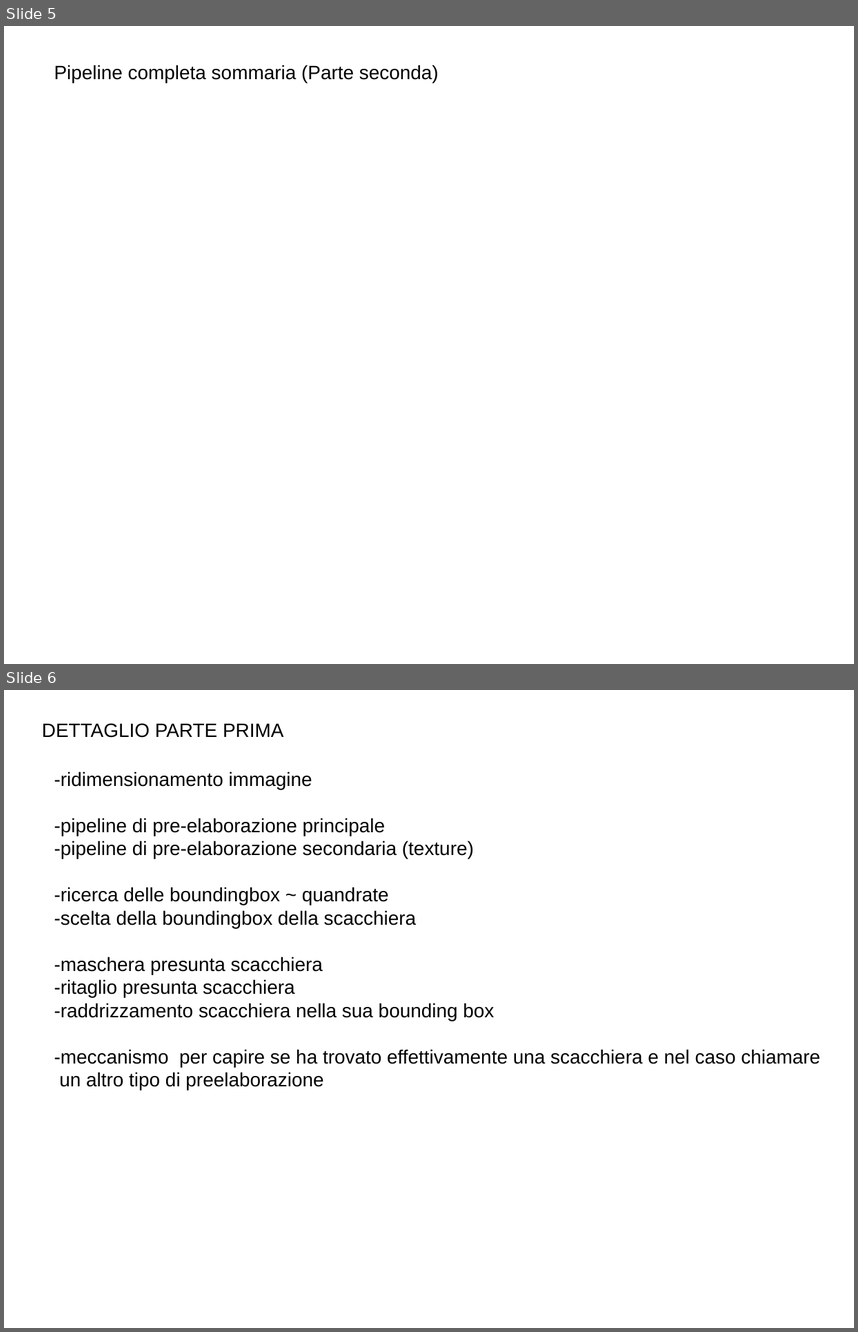
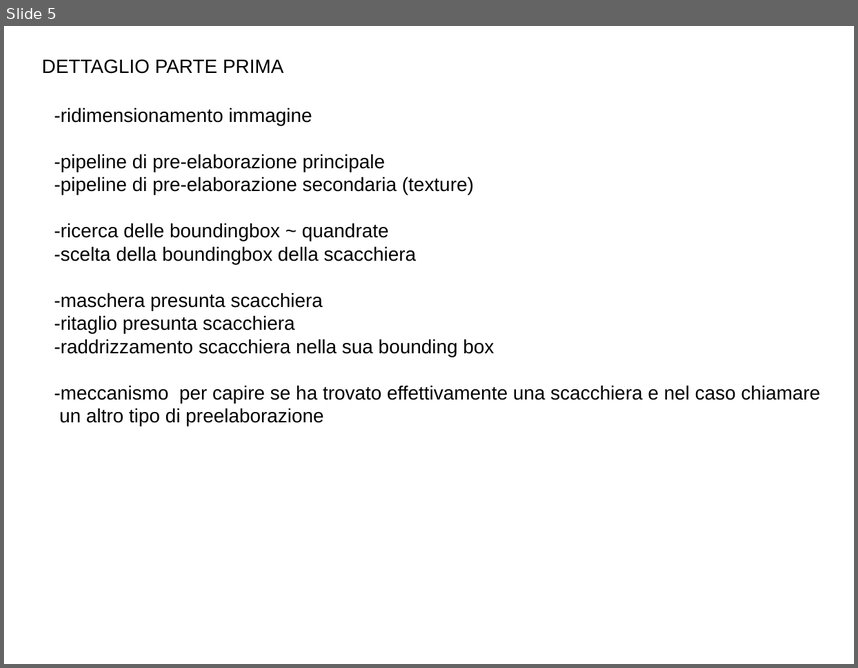
Before and after one commit to pietroparini2/chessProject, a slide deck: relazioneProgettoEI/presentazione.odp. Shown one above the other, each under a label of ours: slides 5 and 6 before the commit, slide 5 after it. The pictures are 858x1332 and 858x668 pixels, drawn with LibreOffice and Linux fonts; fonts in the diff are those of the drawing. Boxes give left, top, right and bottom in pixels: in the first picture for what was removed or moved away, otherwise in the second. Text is boxed around its words. In the diff, an @@ line names an element or a change of style, - is before the commit and + after.

```diff
--- a/relazioneProgettoEI/presentazione.odp
+++ b/relazioneProgettoEI/presentazione.odp
@@ slide 5 removed at [4, 26, 854, 664], background #FFFFFF @@
@@ text removed at [54, 65, 439, 83] @@
-Pipeline completa sommaria (Parte seconda)
@@ what was slide 6 is now slide 5 @@
```
Also in this commit, not shown: 1 slide changed, 5 slides added, 4 other files.
